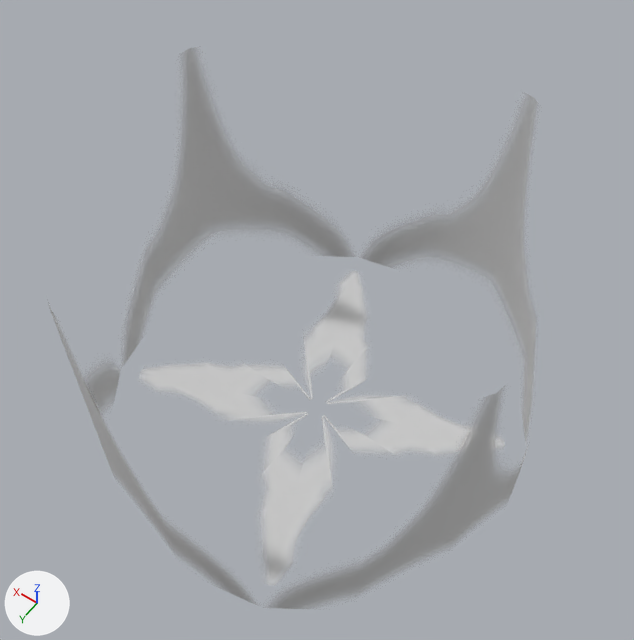
What one commit did to the glTF model Assets/vfx_heal.gltf.
Camera for both pictures: a 50 mm camera at (-1.86, 2.61, 5.05) aimed at (-0.01, 0.01, 0.98). Arrows for +X, +Y and +Z are at lower left; the lights stay in place. The picture after the commit comes second. Where no turn or scale is listed for an object, it has been applied to the vertices.
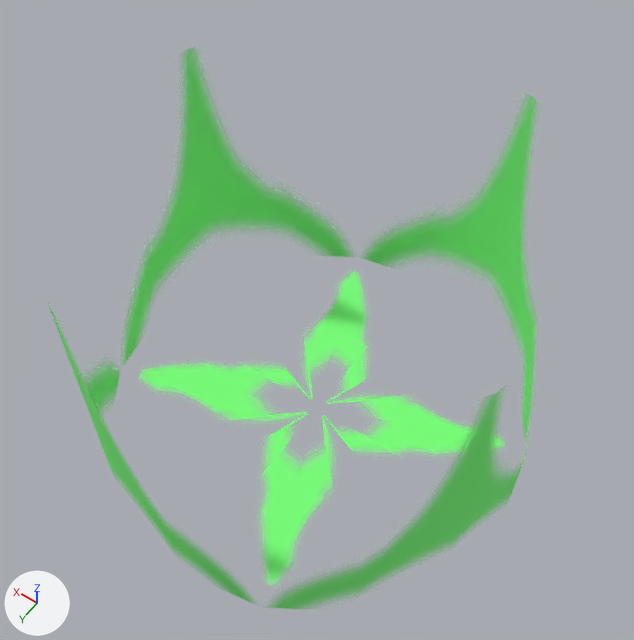
Commit message: heal material updated

Edits to the bpy script that builds the scene:
```text
Change mat_lambert2:
    where n2 = _N.new('ShaderNodeMix'); n2.name = 'Mix'
    n2.inputs[7].default_value: (0.604, 0.604, 0.604, 1.0) -> (0.2, 1.0, 0.2, 1.0)  # 'B', light grey #cccccc -> 'B', green #7cff7c
```

Boxes [x1, y1, x2, y2] around the edits, measured in the pictures (634 x 640 px):
'polySurface1', surface changed (grey to green): [48, 48, 537, 609] in both
'polySurface2', surface changed (grey to green): [141, 271, 504, 584] in both
